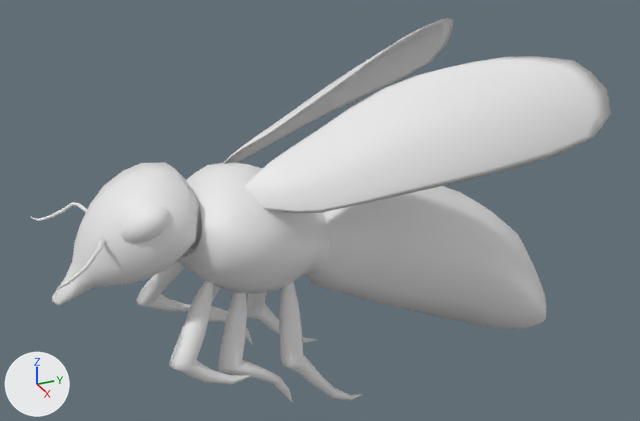
The FBX model Honey Towers/Assets/Ben/bee and wasp/bij.fbx, before and after one commit.
One viewpoint serves both versions: a camera (50 mm lens) standing at (1.833, -0.557, 1.278) and looking at (-0.027, 0.281, 0.348). The axes (+X, +Y, +Z) are drawn at lower left. The lights are the same throughout. Where no turn or scale is listed for an object, it has been applied to the vertices.

Objects in the first picture: 'bee'.
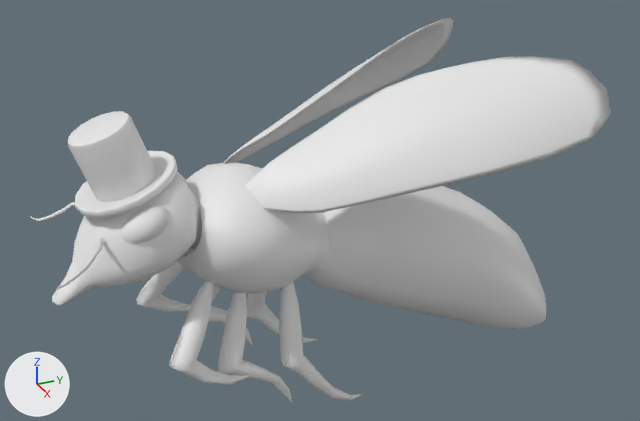
Commit message: bee update

Pixel boxes [x1, y1, x2, y2] of what changed, in the pictures (640 x 421 px):
'bee', shading changed: [52, 32, 604, 385] in both
'Cylinder', added: after [68, 111, 177, 218]

Patch to the scene script:
```diff
--- a/Honey Towers/Assets/Ben/bee and wasp/bij.fbx.py
+++ b/Honey Towers/Assets/Ben/bee and wasp/bij.fbx.py
@@ me_cylinder_002 @@
 me_cylinder_002.from_pydata(...)  # 2478 vertices, 2497 faces; spans x -0.357..0.357, y -0.401..0.995, z -0.136..0.754
 # used by ob_bee; location = (0.0, 0.0, 0.0)
+# me_cylinder_002 part 1: its shading normals changed
@@ me_cylinder @@
+me_cylinder.from_pydata(...)  # 192 vertices, 178 faces; spans x -0.124..0.119, y -0.459..-0.229, z 0.394..0.6
@@ ob_cylinder @@
+ob_cylinder = bpy.data.objects.new('Cylinder', me_cylinder)
+ob_cylinder.location = (0.0, 0.142, 0.075)
```
